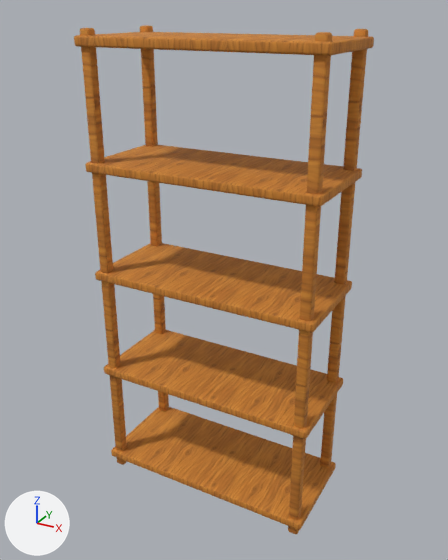
A saved change to the Blender file assets-source/blender/open-pantry.blend.
Camera for both pictures: a 50 mm lens placed at (1.054, -1.896, 1.862), pointed at (0.007, 0.009, 0.91). The lights are fixed; the arrows at lower left show +X, +Y and +Z. The picture after the commit comes second.

In view in the first picture: 'shelf', 'shelf.001', 'shelf.002', 'shelf.003', 'shelf.004', 'upright', 'upright.001', 'upright.002', 'upright.003'.
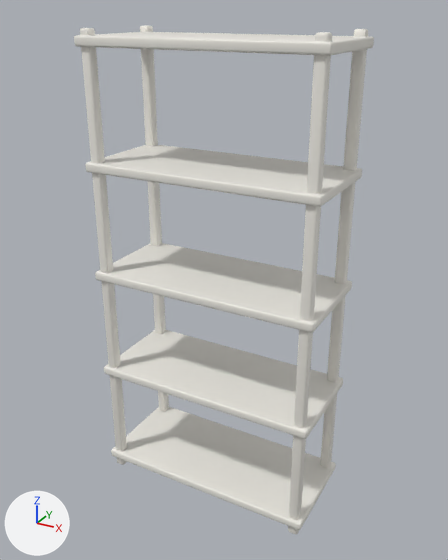
Boxes (x1, y1, x2, y2) around the edits, measured in the pictures (448 x 560 px):
'shelf', surface changed (orange to white): (111, 407, 336, 530) in both
'shelf.001', surface changed (orange to white): (104, 330, 343, 439) in both
'shelf.002', surface changed (brown to white): (95, 243, 352, 333) in both
'shelf.003', surface changed (brown to white): (85, 145, 362, 207) in both
'upright.002', surface changed (brown to white): (288, 32, 332, 534) in both
'upright', surface changed (brown to white): (80, 28, 127, 465) in both
'shelf.004', surface changed (orange to white): (74, 32, 374, 56) in both
'upright.003', surface changed (brown to white): (320, 29, 368, 468) in both
'upright.001', surface changed (brown to white): (140, 25, 169, 412) in both

Edits to the bpy script that builds the scene:
```text
Change mat_wood_honey_textured:
    remove mat_wood_honey_textured.texture = img_handpainted_honey_oak_png
    add mat_wood_honey_textured.base_color = (0.86, 0.84, 0.78)  # white #efece5
    mat_wood_honey_textured.roughness: 0.82 -> 0.47
```
